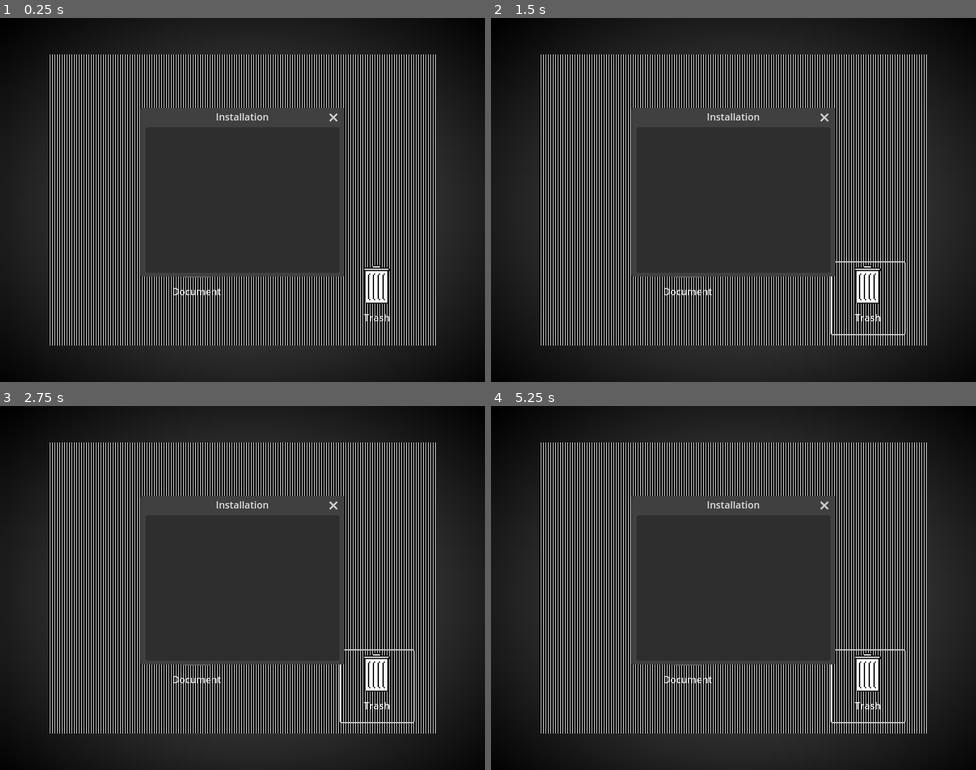
Above: before the commit, frames 1-4 (two rows, left to right).
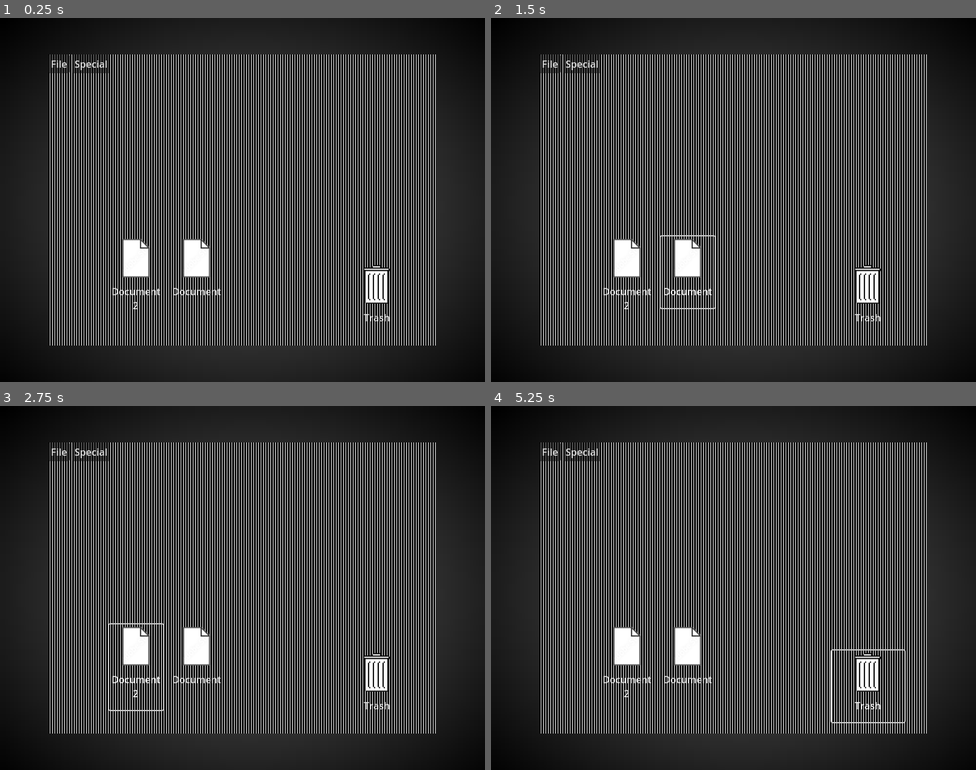
Above: after the commit, the same moments.

Repository: ee0pdt/gwj-78-erase
Game: Godot game, scene res://main.tscn
Same seed, same stepped clock (60 frames per second), same inputs: the game is played once before the commit and once after it.
Inputs (mouse positions are in pixels of both pictures, inside the frame that each line leads up to):
- Up to frame 1 (0.25 s): no input
- Up to frame 2 (1.5 s): click "Trash" at 0.5 s; click "Document" at 1.25 s
- Up to frame 3 (2.75 s): click (135, 668) at 2 s, where only the run after the commit has a clickable "Document 2"
- Up to frame 4 (5.25 s): click "Trash" at 2.75 s; click "Document" at 3.5 s; click (626, 668) at 4.25 s, where only the run after the commit has a clickable "Document 2"; click "Trash" at 5 s

The runs differ from the first frame. In frame 1, 20% of the frame differs, in the area x 10-71%, y 10-80%; in frame 2, 20%; in frame 3, 20%, in the area x 10-86%, y 10-88%; in frame 4, 20%.

Commit message:
Added empty trash dialog

Diff:
--- a/document.gd
+++ b/document.gd
@@ -1,3 +1,4 @@
+class_name Document
 extends FileSystemItem
 
 
--- a/main.tscn
+++ b/main.tscn
@@ -7,6 +7,7 @@
 [ext_resource type="Script" uid="uid://dtb75nehl5f26" path="res://trash.gd" id="4_1bvp3"]
 [ext_resource type="Script" uid="uid://bykqjgpcn73br" path="res://document.gd" id="6_7mycd"]
 [ext_resource type="Texture2D" uid="uid://c8l3nhsy06asv" path="res://assets/images/document.png" id="6_272bh"]
+[ext_resource type="Script" uid="uid://bgsgt0niuif7a" path="res://menu_bar.gd" id="8_5vw27"]
 
 [sub_resource type="Gradient" id="Gradient_0xm2m"]
 offsets = PackedFloat32Array(0, 0.330986, 1)
@@ -55,6 +56,7 @@
 title = "Installation"
 initial_position = 1
 size = Vector2i(320, 240)
+visible = false
 min_size = Vector2i(120, 120)
 max_size = Vector2i(640, 480)
 keep_title_visible = true
@@ -76,12 +78,12 @@
 grow_vertical = 2
 script = ExtResource("2_1bvp3")
 
-[node name="TextureRect" type="TextureRect" parent="CanvasLayer/Screen/Desktop"]
+[node name="DesktopBackground" type="TextureRect" parent="CanvasLayer/Screen/Desktop"]
 layout_mode = 2
 texture = SubResource("GradientTexture2D_1bvp3")
 stretch_mode = 1
 
-[node name="Trash" type="Button" parent="CanvasLayer/Screen/Desktop/TextureRect"]
+[node name="Trash" type="Button" parent="CanvasLayer/Screen/Desktop/DesktopBackground"]
 unique_name_in_owner = true
 layout_mode = 0
 offset_left = 482.0
@@ -98,7 +100,7 @@
 script = ExtResource("4_1bvp3")
 hover_icon_file = "uid://7t1a23q1qagy"
 
-[node name="Document" type="Button" parent="CanvasLayer/Screen/Desktop/TextureRect"]
+[node name="Document" type="Button" parent="CanvasLayer/Screen/Desktop/DesktopBackground"]
 unique_name_in_owner = true
 layout_mode = 0
 offset_left = 200.0
@@ -112,3 +114,51 @@
 vertical_icon_alignment = 2
 script = ExtResource("6_7mycd")
 file_size = 7.5
+
+[node name="Document2" type="Button" parent="CanvasLayer/Screen/Desktop/DesktopBackground"]
+unique_name_in_owner = true
+layout_mode = 0
+offset_left = 100.0
+offset_top = 300.0
+offset_right = 189.0
+offset_bottom = 418.0
+text = "Document 2"
+icon = ExtResource("6_272bh")
+flat = true
+autowrap_mode = 1
+icon_alignment = 1
+vertical_icon_alignment = 2
+script = ExtResource("6_7mycd")
+file_size = 12.5
+
+[node name="MenuBar" type="MenuBar" parent="CanvasLayer/Screen"]
+layout_direction = 2
+offset_right = 35.0
+offset_bottom = 31.0
+size_flags_horizontal = 0
+size_flags_vertical = 0
+prefer_global_menu = false
+script = ExtResource("8_5vw27")
+
+[node name="FileMenu" type="PopupMenu" parent="CanvasLayer/Screen/MenuBar"]
+title = "File"
+item_count = 1
+item_0/text = "Get Info"
+item_0/id = 0
+
+[node name="SpecialMenu" type="PopupMenu" parent="CanvasLayer/Screen/MenuBar"]
+auto_translate_mode = 1
+title = "Special"
+item_count = 1
+item_0/text = "Empty Trash"
+item_0/id = 0
+
+[node name="EmptyTrashDialog" type="ConfirmationDialog" parent="."]
+unique_name_in_owner = true
+title = "Empty Trash"
+initial_position = 2
+size = Vector2i(462, 106)
+dialog_text = "Are you sure you want to delete all the items in the trash? This cannot be undone."
+dialog_autowrap = true
+
+[connection signal="id_pressed" from="CanvasLayer/Screen/MenuBar/SpecialMenu" to="CanvasLayer/Screen/MenuBar" method="_on_special_menu_id_pressed"]
--- /dev/null
+++ b/menu_bar.gd
@@ -0,0 +1,7 @@
+extends MenuBar
+
+
+func _on_special_menu_id_pressed(id: int) -> void:
+	match id:
+		0:
+			%EmptyTrashDialog.show()
Not shown: 1 places in main.tscn that only renumber resources
Not shown, added: menu_bar.gd.uid
